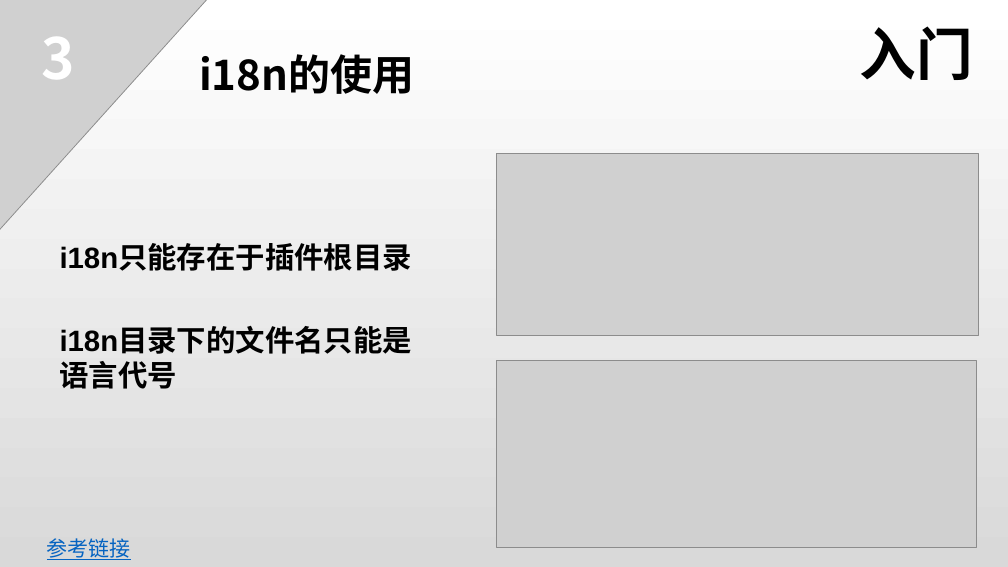
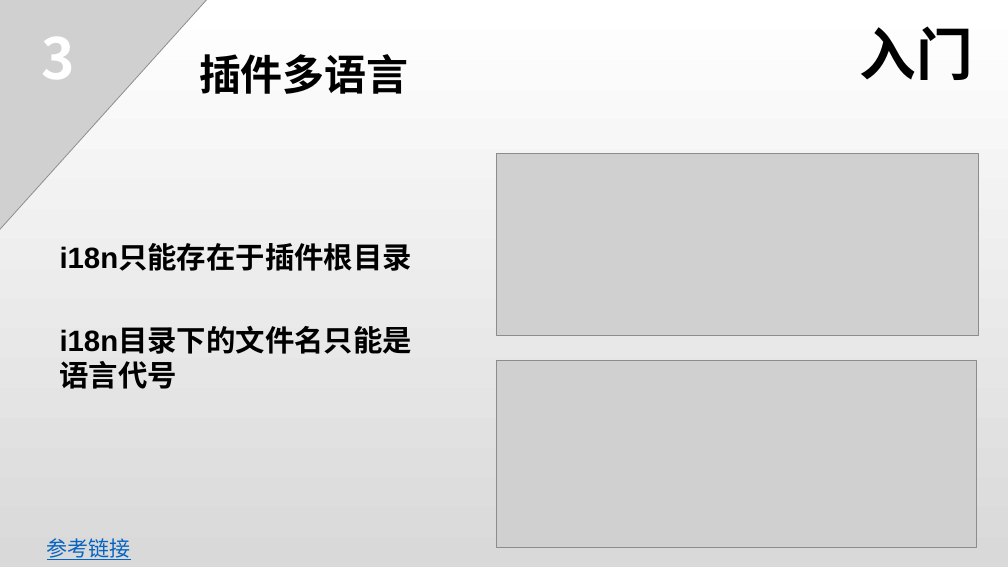
Before and after one commit to 1226085293/PPT_DEMO, a slide deck: slide 8 of doc/3.x插件开发.pptx. Drawn at 1008x567 pixels with LibreOffice and Linux fonts; fonts in the diff are those of the drawing; grey boxes stand for pictures. Boxes give left, top, right and bottom in pixels: in the first picture for what was removed or moved away, otherwise in the second. Text is boxed around its words. In the diff, an @@ line names an element or a change of style, - is before the commit and + after.

```diff
--- a/doc/3.x插件开发.pptx
+++ b/doc/3.x插件开发.pptx
@@ text at (x1=199, y1=54, x2=409, y2=94): text changed; font Noto Sans CJK SC to Arial @@
-i18n的使用
+插件多语言
```
Also in this commit, not shown: 11 other slides changed, 16 slides added, 1 slide removed, 3 other files.
